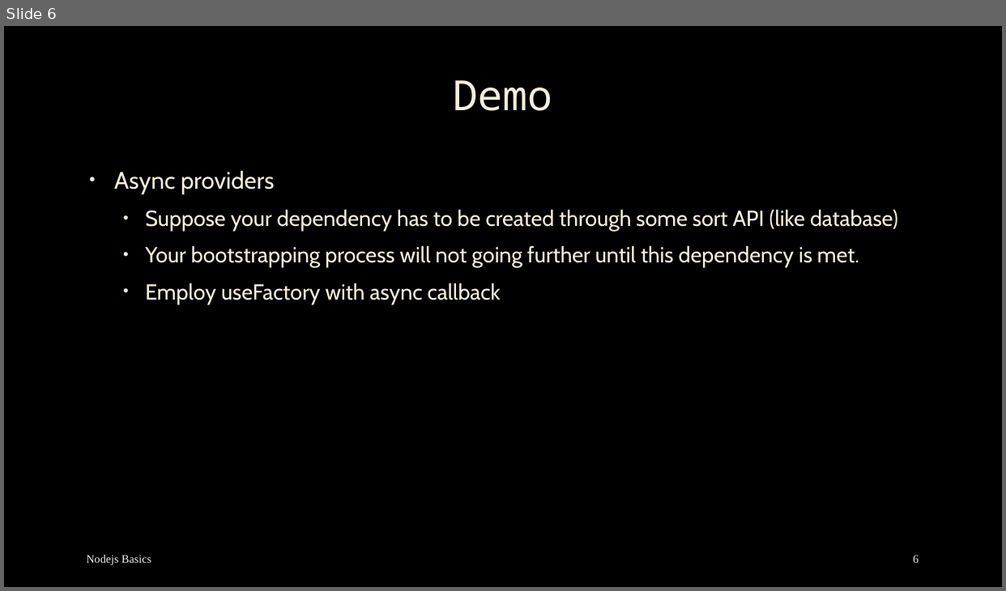
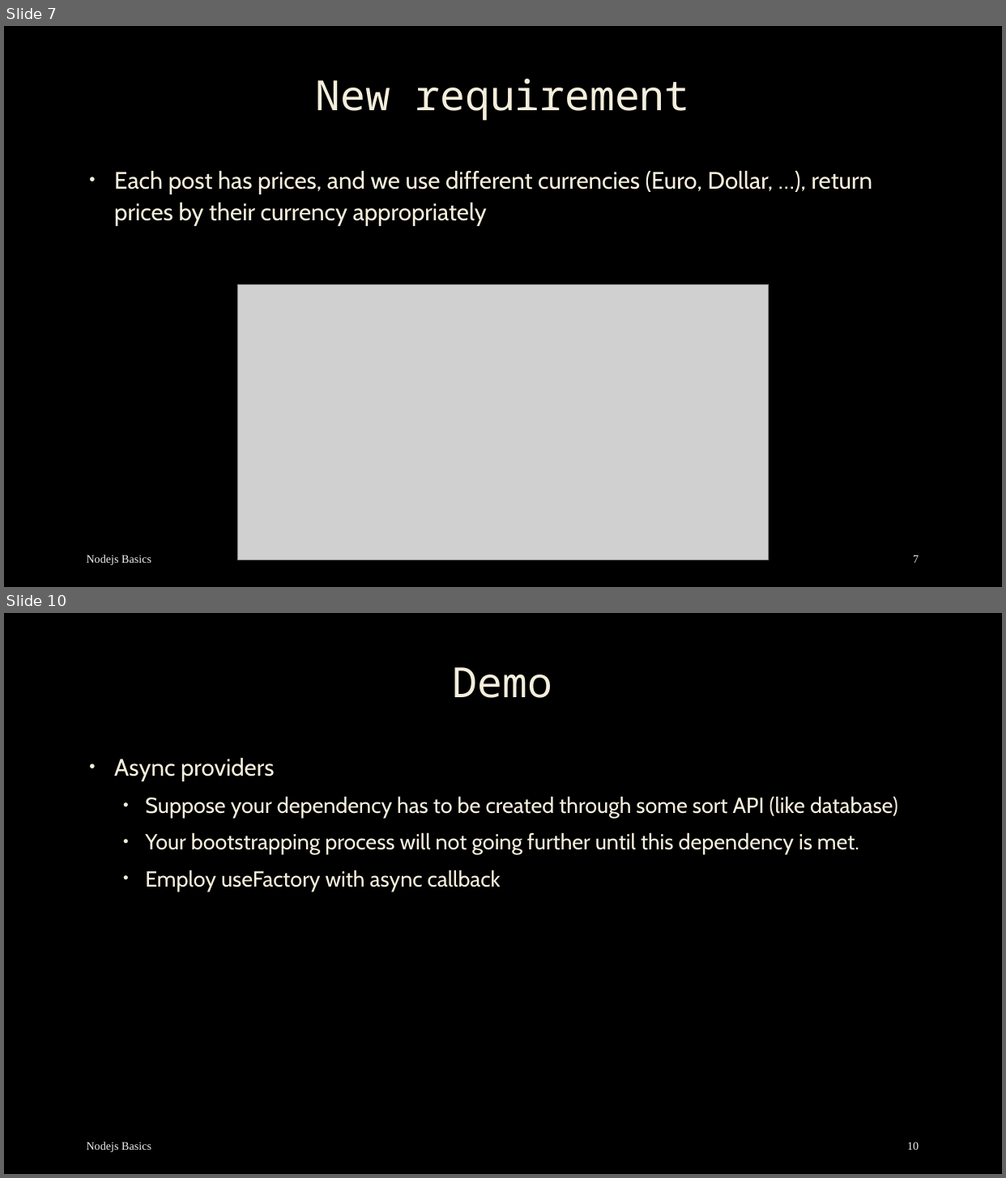
Before and after one commit to mostafa8026/nestjs-course, a slide deck: nestjs/nestjs-04.pptx. Shown one above the other, each under a label of ours: slide 6 before the commit, slides 7 and 10 after it; the slides between them are not shown. The pictures are 1006x591 and 1006x1178 pixels, drawn with LibreOffice and Linux fonts; fonts in the diff are those of the drawing; grey boxes stand for pictures; background and template pictures are left out. Boxes give left, top, right and bottom in pixels: in the first picture for what was removed or moved away, otherwise in the second. Text is boxed around its words. In the diff, an @@ line names an element or a change of style, - is before the commit and + after.

```diff
--- a/nestjs/nestjs-04.pptx
+++ b/nestjs/nestjs-04.pptx
@@ slide 7 added at (4,26,1002,587), background picture (left out) @@
@@ title added at (316,79,690,121), 40 pt, text #F4EEDC @@
+New requirement
@@ text added at (114,171,873,226), 23 pt, text #F4EEDC @@
+• Each post has prices, and we use different currencies (Euro, Dollar, …), return prices by their currency appropriately
@@ picture added at (237,284,769,561) @@
@@ text added at (87,555,151,565), 11 pt, text #F2F2F2 @@
+Nodejs Basics
@@ page number added at (913,555,918,563), 11 pt, text #F2F2F2 @@
+7
@@ what was slide 6 is now slide 10 @@
@@ page number at (907,1142,918,1150): text changed @@
-6
+10
```
Also in this commit, not shown: 5 slides changed, 5 other slides added, 49 other files.
